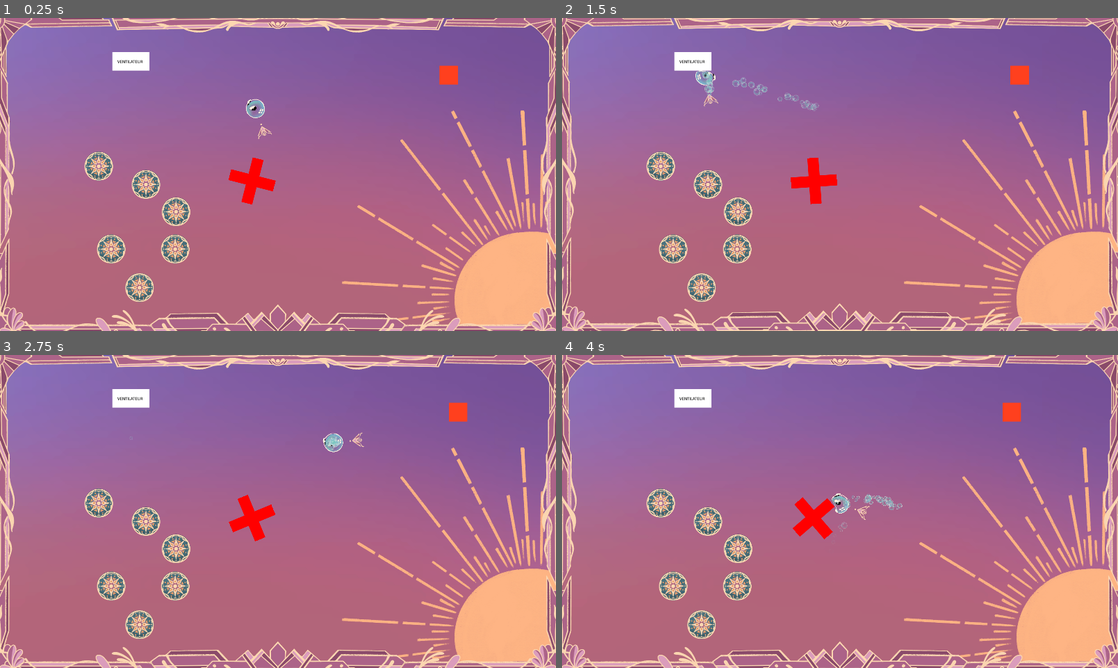
Above: before the commit, frames 1-4 (two rows, left to right).
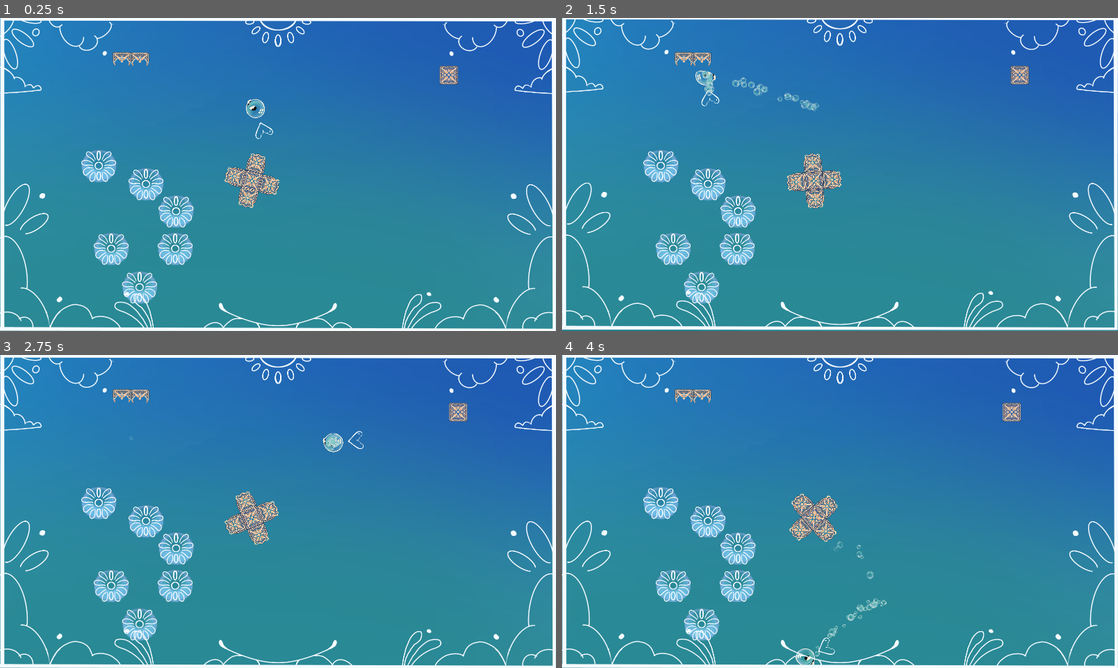
Above: after the commit, the same moments.

Repository: davifarhi/GGJ25-CrashSim-Untitled
Game: Godot game, scene res://scenes/TestPhysique.tscn
Two runs of this game, one before a commit and one after it. Both use one fixed random seed, a clock stepped at 60 frames per second and the inputs below.
Inputs (mouse positions are in pixels of both pictures, inside the frame that each line leads up to):
- Up to frame 1 (0.25 s): no input
- Up to frame 2 (1.5 s): move the mouse to (962, 158) at 0.52 s; click (962, 158) at 0.6 s; move the mouse to (728, 190) at 1.27 s; click (728, 190) at 1.35 s
- Up to frame 3 (2.75 s): move the mouse to (333, 442) at 2.02 s; hold Delete from 2.03 s (still down); click (333, 442) at 2.3 s
- Up to frame 4 (4 s): move the mouse to (812, 574) at 2.77 s; release Delete at 2.78 s; click (812, 574) at 2.85 s; move the mouse to (1006, 558) at 3.52 s; click (1006, 558) at 3.6 s

The runs differ from the first frame. In frame 1, 100% of the frame differs, in the area x 0-100%, y 0-100%; in frame 2, 100%; in frame 3, 100%; in frame 4, 100%.

Commit message:
Asset2D

Diff:
--- a/ggj-crashsim-untilted/particles/DashParticles.tres
+++ b/ggj-crashsim-untilted/particles/DashParticles.tres
@@ -1,7 +1,7 @@
 [gd_resource type="ParticleProcessMaterial" load_steps=3 format=3 uid="uid://dwxuicitqt8wh"]
 
 [sub_resource type="Curve" id="Curve_lmp6s"]
-_data = [Vector2(0, 0.7), 0.0, 0.0, 0, 0, Vector2(0.906752, 0.324134), -1.22117, -1.22117, 0, 0, Vector2(1, 0), -4.73205, 0.0, 0, 0]
+_data = [Vector2(0, 1), 0.0, 0.0, 0, 0, Vector2(0.840659, 0.659341), -1.22117, -1.22117, 0, 0, Vector2(1, 0), -4.73205, 0.0, 0, 0]
 point_count = 3
 
 [sub_resource type="CurveTexture" id="CurveTexture_7aeoc"]
--- a/ggj-crashsim-untilted/scenes/Boubou.tscn
+++ b/ggj-crashsim-untilted/scenes/Boubou.tscn
@@ -1,11 +1,11 @@
 [gd_scene load_steps=31 format=3 uid="uid://b6j1f4wg7fctp"]
 
 [ext_resource type="Script" path="res://scenes/Boubou.gd" id="1_kffpd"]
+[ext_resource type="Texture2D" uid="uid://ctkhmlu2q2ic2" path="res://assets/Asset2D/curseur.png" id="2_apo2a"]
 [ext_resource type="Texture2D" uid="uid://ct8dag40r7520" path="res://assets/BoubouBody.png" id="2_hxvjg"]
-[ext_resource type="Texture2D" uid="uid://ywll0u7t0nc3" path="res://assets/indicator.png" id="2_ionhn"]
 [ext_resource type="Texture2D" uid="uid://vdm5en4uga6i" path="res://assets/BoubouEyes.png" id="3_xldl1"]
 [ext_resource type="Material" uid="uid://dwxuicitqt8wh" path="res://particles/DashParticles.tres" id="5_4oc7x"]
-[ext_resource type="PackedScene" path="res://scenes/wall_detection.tscn" id="5_bkr48"]
+[ext_resource type="PackedScene" uid="uid://cb80y1r6c8jsm" path="res://scenes/wall_detection.tscn" id="5_bkr48"]
 [ext_resource type="Texture2D" uid="uid://cyi4y8obgey51" path="res://assets/BoubouBodyMini.png" id="6_pxi0c"]
 [ext_resource type="Script" path="res://scenes/deformation_skel.gd" id="6_x1b53"]
 [ext_resource type="Script" path="res://scenes/dash_particle.gd" id="7_ixgqx"]
@@ -58,7 +58,8 @@
 [node name="Visual" type="Node2D" parent="."]
 
 [node name="DirIndicator" type="Sprite2D" parent="Visual"]
-texture = ExtResource("2_ionhn")
+scale = Vector2(0.32, 0.32)
+texture = ExtResource("2_apo2a")
 
 [node name="BodyPolygon" type="Polygon2D" parent="Visual"]
 position = Vector2(29, 39)
--- /dev/null
+++ b/ggj-crashsim-untilted/scenes/Testrendu.tscn
@@ -0,0 +1,65 @@
+[gd_scene load_steps=8 format=3 uid="uid://dwafvapxbmir6"]
+
+[ext_resource type="PackedScene" uid="uid://bqtpxlro4lj3d" path="res://scenes/obstacles/level_decoration.tscn" id="1_go4x4"]
+[ext_resource type="PackedScene" uid="uid://wakg8ukvu4bk" path="res://scenes/obstacles/round_bumper.tscn" id="2_vn4j0"]
+[ext_resource type="PackedScene" uid="uid://dr8qcb8xad7lc" path="res://scenes/obstacles/wind_turbine.tscn" id="3_wh2c7"]
+[ext_resource type="Texture2D" uid="uid://c5onrtjhnjcfu" path="res://assets/WindCollision.png" id="4_jp0rf"]
+[ext_resource type="PackedScene" uid="uid://d0pchhp267oy1" path="res://scenes/obstacles/turning_cross.tscn" id="5_u5jxl"]
+[ext_resource type="PackedScene" uid="uid://cj4gw1uwfjl7x" path="res://scenes/obstacles/moving_wall_2x_2.tscn" id="6_xdww1"]
+[ext_resource type="PackedScene" uid="uid://b6j1f4wg7fctp" path="res://scenes/Boubou.tscn" id="7_cjdlw"]
+
+[node name="Node2D" type="Node2D"]
+
+[node name="LevelDecoration" parent="." instance=ExtResource("1_go4x4")]
+
+[node name="Obstacle" type="Node2D" parent="."]
+
+[node name="RoundBumper" parent="Obstacle" instance=ExtResource("2_vn4j0")]
+position = Vector2(384, 797)
+
+[node name="RoundBumper2" parent="Obstacle" instance=ExtResource("2_vn4j0")]
+position = Vector2(605, 797)
+
+[node name="RoundBumper3" parent="Obstacle" instance=ExtResource("2_vn4j0")]
+position = Vector2(341, 511)
+
+[node name="RoundBumper4" parent="Obstacle" instance=ExtResource("2_vn4j0")]
+position = Vector2(504, 574)
+
+[node name="RoundBumper5" parent="Obstacle" instance=ExtResource("2_vn4j0")]
+position = Vector2(608, 668)
+
+[node name="RoundBumper6" parent="Obstacle" instance=ExtResource("2_vn4j0")]
+position = Vector2(482, 930)
+
+[node name="WindTurbine" parent="Obstacle" node_paths=PackedStringArray("windbox_shape") instance=ExtResource("3_wh2c7")]
+position = Vector2(451, 183)
+windbox_shape = NodePath("WindTurbineShape")
+
+[node name="WindTurbineShape" type="Sprite2D" parent="Obstacle/WindTurbine"]
+position = Vector2(1.90735e-06, 52)
+texture = ExtResource("4_jp0rf")
+
+[node name="WindTurbine2" parent="Obstacle" node_paths=PackedStringArray("windbox_shape") instance=ExtResource("3_wh2c7")]
+position = Vector2(1099, 92)
+acceleration_amount = 2.0
+windbox_shape = NodePath("WindTurbineShape2")
+
+[node name="WindTurbineShape2" type="Sprite2D" parent="Obstacle/WindTurbine2"]
+position = Vector2(5, 545)
+scale = Vector2(1.84, 8.50963)
+texture = ExtResource("4_jp0rf")
+
+[node name="TurningCross" parent="Obstacle" instance=ExtResource("5_u5jxl")]
+
+[node name="MovingWall_2x2" parent="Obstacle" instance=ExtResource("6_xdww1")]
+position = Vector2(1521, 197)
+displacement = Vector2(64, 0)
+displacementTime = 0.5
+
+[node name="Boubou" parent="." instance=ExtResource("7_cjdlw")]
+position = Vector2(883, 313)
+rotation = 1.01578
+bounceDecay = 10.0
+
+[connection signal="JuiceOnInpulse" from="Boubou" to="LevelDecoration" method="_on_boubou_juice_on_inpulse"]
--- a/ggj-crashsim-untilted/scenes/obstacles/level_decoration.tscn
+++ b/ggj-crashsim-untilted/scenes/obstacles/level_decoration.tscn
@@ -1,9 +1,9 @@
 [gd_scene load_steps=6 format=3 uid="uid://bqtpxlro4lj3d"]
 
 [ext_resource type="Script" path="res://scenes/decoration_juice.gd" id="1_l8qv7"]
-[ext_resource type="Texture2D" uid="uid://c3fc27m7ff1ht" path="res://assets/LevelBackground.png" id="1_vlwus"]
-[ext_resource type="Texture2D" uid="uid://cipfoonj5s7np" path="res://assets/LevelForeground.png" id="2_kqdls"]
+[ext_resource type="Texture2D" uid="uid://b4eapeecriep4" path="res://assets/Asset2D/Fond.png" id="2_mh4vl"]
 [ext_resource type="PhysicsMaterial" uid="uid://cuwk5enyeau8u" path="res://assets/PhysicMaterials/bouncy_walls.tres" id="3_i76to"]
+[ext_resource type="Texture2D" uid="uid://ce70jpc6mesdb" path="res://assets/Asset2D/contour.png" id="3_ws6yw"]
 
 [sub_resource type="RectangleShape2D" id="RectangleShape2D_xxmmg"]
 size = Vector2(1982, 65)
@@ -16,13 +16,13 @@
 [node name="Background" type="Sprite2D" parent="."]
 z_index = -1000
 scale = Vector2(0.5, 0.5)
-texture = ExtResource("1_vlwus")
+texture = ExtResource("2_mh4vl")
 centered = false
 
 [node name="Foreground" type="Sprite2D" parent="."]
 z_index = 1000
 scale = Vector2(0.5, 0.5)
-texture = ExtResource("2_kqdls")
+texture = ExtResource("3_ws6yw")
 centered = false
 offset = Vector2(-100, -100)
 
--- a/ggj-crashsim-untilted/scenes/obstacles/moving_wall_2x_2.tscn
+++ b/ggj-crashsim-untilted/scenes/obstacles/moving_wall_2x_2.tscn
@@ -1,7 +1,7 @@
 [gd_scene load_steps=5 format=3 uid="uid://cj4gw1uwfjl7x"]
 
 [ext_resource type="Script" path="res://scenes/obstacles/moving_wall_2x2.gd" id="1_ffmwb"]
-[ext_resource type="Texture2D" uid="uid://dhah6jwkrf202" path="res://assets/uglyWall64x64.png" id="1_p0n7w"]
+[ext_resource type="Texture2D" uid="uid://be2dhfbxe65hk" path="res://assets/Asset2D/Cube01.png" id="2_a1tw1"]
 
 [sub_resource type="Curve" id="Curve_88api"]
 _data = [Vector2(0, 0), 0.0, 0.0, 0, 0, Vector2(1, 1), 0.0, 0.0, 0, 0]
@@ -19,7 +19,10 @@
 speed = SubResource("Curve_88api")
 
 [node name="Sprite2D" type="Sprite2D" parent="."]
-texture = ExtResource("1_p0n7w")
+texture_filter = 4
+position = Vector2(0.140303, -2.80142e-06)
+scale = Vector2(-0.32, -0.32)
+texture = ExtResource("2_a1tw1")
 
 [node name="CollisionShape2D" type="CollisionShape2D" parent="."]
 shape = SubResource("RectangleShape2D_vpay0")
--- a/ggj-crashsim-untilted/scenes/obstacles/round_bumper.tscn
+++ b/ggj-crashsim-untilted/scenes/obstacles/round_bumper.tscn
@@ -1,7 +1,7 @@
 [gd_scene load_steps=11 format=3 uid="uid://wakg8ukvu4bk"]
 
 [ext_resource type="Script" path="res://scenes/obstacles/round_bumper.gd" id="1_avqpm"]
-[ext_resource type="Texture2D" uid="uid://cw7g1xd50akuu" path="res://assets/bumper.png" id="2_47jka"]
+[ext_resource type="Texture2D" uid="uid://b7n8tyjie2ykk" path="res://assets/Asset2D/bumper.png" id="2_1m1wf"]
 [ext_resource type="AudioStream" uid="uid://ba77k28qo07ka" path="res://assets/sound/env_bumper_01.wav" id="3_aw8l4"]
 [ext_resource type="AudioStream" uid="uid://rxcacxl406wx" path="res://assets/sound/env_bumper_02.wav" id="4_8242f"]
 [ext_resource type="AudioStream" uid="uid://bsitorb8ej123" path="res://assets/sound/env_bumper_03.wav" id="5_mlut8"]
@@ -69,8 +69,9 @@
 speed_scale = 1.5
 
 [node name="Sprite2D" type="Sprite2D" parent="BumperBody"]
-scale = Vector2(0.5, 0.5)
-texture = ExtResource("2_47jka")
+position = Vector2(0, -5)
+scale = Vector2(0.64, 0.64)
+texture = ExtResource("2_1m1wf")
 
 [node name="ImpulseZone" type="Area2D" parent="BumperBody"]
 
--- a/ggj-crashsim-untilted/scenes/obstacles/turning_cross.tscn
+++ b/ggj-crashsim-untilted/scenes/obstacles/turning_cross.tscn
@@ -1,10 +1,11 @@
-[gd_scene load_steps=4 format=3 uid="uid://d0pchhp267oy1"]
+[gd_scene load_steps=5 format=3 uid="uid://d0pchhp267oy1"]
 
 [ext_resource type="Script" path="res://scenes/obstacles/turning_cross.gd" id="1_w5ct8"]
-[ext_resource type="Texture2D" uid="uid://b2gictejfruyp" path="res://assets/TurningCrossProto.png" id="2_8pl1g"]
+[ext_resource type="Texture2D" uid="uid://be2dhfbxe65hk" path="res://assets/Asset2D/Cube01.png" id="2_8sk73"]
+[ext_resource type="Texture2D" uid="uid://cepknqnmyjg6x" path="res://assets/Asset2D/Cube02.png" id="3_2r4r4"]
 
 [sub_resource type="RectangleShape2D" id="RectangleShape2D_bloyc"]
-size = Vector2(50.6249, 37.9997)
+size = Vector2(58.7498, 64)
 
 [node name="TurningCross" type="RigidBody2D"]
 position = Vector2(870, 562)
@@ -13,14 +14,39 @@
 script = ExtResource("1_w5ct8")
 
 [node name="Sprite2D" type="Sprite2D" parent="."]
-scale = Vector2(1.24, 1.24)
-texture = ExtResource("2_8pl1g")
+scale = Vector2(0.32, 0.32)
+texture = ExtResource("2_8sk73")
+
+[node name="Sprite2D2" type="Sprite2D" parent="."]
+position = Vector2(64, 0)
+rotation = 1.5708
+scale = Vector2(0.32, 0.32)
+texture = ExtResource("3_2r4r4")
+
+[node name="Sprite2D3" type="Sprite2D" parent="."]
+position = Vector2(-63, 0)
+rotation = -1.5708
+scale = Vector2(0.32, 0.32)
+texture = ExtResource("3_2r4r4")
+
+[node name="Sprite2D5" type="Sprite2D" parent="."]
+position = Vector2(0, -64)
+scale = Vector2(0.32, 0.32)
+texture = ExtResource("3_2r4r4")
+
+[node name="Sprite2D4" type="Sprite2D" parent="."]
+position = Vector2(0, 62)
+rotation = 3.14159
+scale = Vector2(0.32, 0.32)
+texture = ExtResource("3_2r4r4")
 
 [node name="CollisionShape2D" type="CollisionShape2D" parent="."]
+position = Vector2(0.499939, 0)
 scale = Vector2(3.16, 1)
 shape = SubResource("RectangleShape2D_bloyc")
 
 [node name="CollisionShape2D2" type="CollisionShape2D" parent="."]
+position = Vector2(0, -1)
 rotation = 1.57079
 scale = Vector2(3.20001, 1)
 shape = SubResource("RectangleShape2D_bloyc")
--- a/ggj-crashsim-untilted/scenes/obstacles/wind_turbine.tscn
+++ b/ggj-crashsim-untilted/scenes/obstacles/wind_turbine.tscn
@@ -2,7 +2,7 @@
 
 [ext_resource type="Script" path="res://scenes/wind_box.gd" id="1_7hnom"]
 [ext_resource type="Script" path="res://scenes/obstacles/wind_turbine.gd" id="1_dcvhy"]
-[ext_resource type="Texture2D" uid="uid://6wtj3jd5v03q" path="res://assets/WindTurbineProto.png" id="3_s8srx"]
+[ext_resource type="Texture2D" uid="uid://dhw441y1378qh" path="res://assets/Asset2D/Ventilateur_base.png" id="3_i7uf1"]
 
 [sub_resource type="RectangleShape2D" id="RectangleShape2D_iqg1w"]
 size = Vector2(126, 138)
@@ -41,8 +41,14 @@
 position = Vector2(0, -1)
 
 [node name="Sprite" type="Sprite2D" parent="StaticPart"]
-position = Vector2(1, -32)
-texture = ExtResource("3_s8srx")
+position = Vector2(-30, -32)
+scale = Vector2(-0.32, -0.32)
+texture = ExtResource("3_i7uf1")
+
+[node name="Sprite2" type="Sprite2D" parent="StaticPart"]
+position = Vector2(32, -31)
+scale = Vector2(-0.32, -0.32)
+texture = ExtResource("3_i7uf1")
 
 [node name="CollisionShape2D" type="CollisionShape2D" parent="StaticPart"]
 position = Vector2(1, -32)
Binary file added: ggj-crashsim-untilted/assets/Asset2D/Cube01.png
Not shown, added: ggj-crashsim-untilted/assets/Asset2D/Cube01.png.import
Binary file added: ggj-crashsim-untilted/assets/Asset2D/Cube02.png
Not shown, added: ggj-crashsim-untilted/assets/Asset2D/Cube02.png.import
Binary file added: ggj-crashsim-untilted/assets/Asset2D/Fond.png
Not shown, added: ggj-crashsim-untilted/assets/Asset2D/Fond.png.import
Binary file added: ggj-crashsim-untilted/assets/Asset2D/Fond02.png
Not shown, added: ggj-crashsim-untilted/assets/Asset2D/Fond02.png.import
Binary file added: ggj-crashsim-untilted/assets/Asset2D/Ventilateur_base.png
Not shown, added: ggj-crashsim-untilted/assets/Asset2D/Ventilateur_base.png.import
Binary file added: ggj-crashsim-untilted/assets/Asset2D/bumper.png
Not shown, added: ggj-crashsim-untilted/assets/Asset2D/bumper.png.import
(and 4 more such lines)
